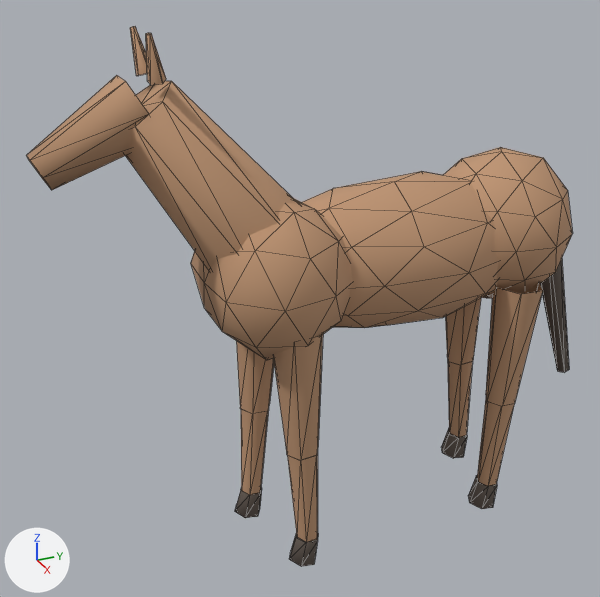
A saved change to the glTF model assets/models/horse_1.glb.
Before and after are seen from a camera (50 mm lens) standing at (2.38, -1.43, 2.17) and looking at (-0.08, -0.32, 0.94). Arrows for +X, +Y and +Z are at lower left; the lights stay in place. The older version comes first. Mesh edges are drawn as thin lines.

Before the edit, the objects in view are built like this:
```python
me_horse_1_glb = bpy.data.meshes.new('horse_1.glb')
me_horse_1_glb.from_pydata(...)  # 348 vertices, 510 faces; spans x -0.31..0.3, y -1.18..0.91, z -0.01..1.89
# faces by material slot: [405, 105]
me_horse_1_glb.materials.append(mat_horse_coat_lin_1)  # brown #bf9573
me_horse_1_glb.materials.append(mat_horse_mane_lin_1)  # brown #695d55
ob_horse_1_glb = bpy.data.objects.new('horse_1.glb', me_horse_1_glb)
ob_horse_1_glb.location = (0.0, 0.0, 0.0)
```
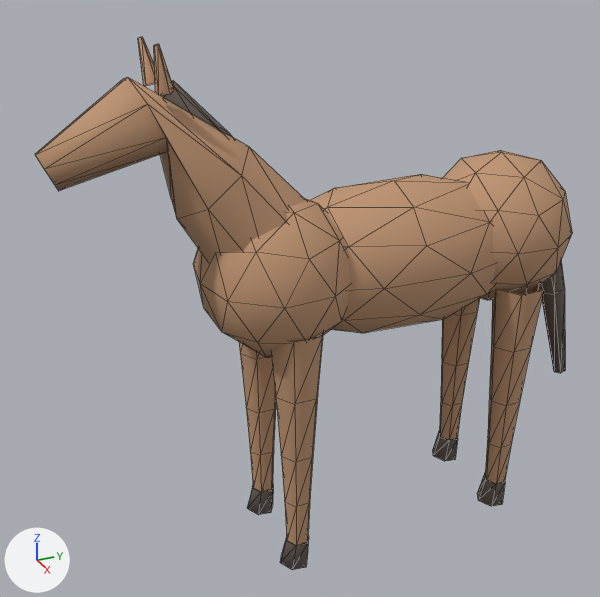
Changed parts and their boxes (x1, y1, x2, y2) in the pictures (600 x 597 px; the box of a moved part takes in the faces that stretch with it):
'horse_1.glb', reshaped
    before: (26, 26, 573, 567)
    after: (35, 37, 572, 570)
part 1 of me_horse_1_glb, moved or reshaped
    before: (130, 26, 147, 76)
    after: (138, 37, 155, 86)
part 2 of me_horse_1_glb, moved or reshaped
    before: (146, 33, 166, 85)
    after: (154, 44, 174, 95)
part 3 of me_horse_1_glb, moved or reshaped
    before: (235, 487, 262, 518)
    after: (247, 485, 273, 515)
part 4 of me_horse_1_glb, moved or reshaped
    before: (441, 428, 467, 458)
    after: (433, 431, 458, 461)
part 5 of me_horse_1_glb, rebuilt (56% wider)
    before: (125, 81, 299, 271)
    after: (35, 77, 307, 262)
part 6 of me_horse_1_glb, rebuilt (not visible before)
    after: (160, 81, 231, 136)
part 7 of me_horse_1_glb, deleted (brown)
    before: (26, 75, 149, 190)
part 8 of me_horse_1_glb, moved or reshaped
    before: (191, 147, 573, 567)
    after: (194, 150, 572, 570)

The edits, one by one:
me_horse_1_glb is used by ob_horse_1_glb; location (0.0, 0.0, 0.0).
me_horse_1_glb had 348 vertices, 510 faces and spanned x -0.31..0.3, y -1.18..0.91, z -0.01..1.89.
me_horse_1_glb now has 384 vertices, 638 faces and spans x -0.29..0.29, y -1.17..0.89, z -0.01..1.86.
me_horse_1_glb part 1: the loose piece of 11 vertices spanning x -0.1..-0.04, y -0.85..-0.79, z 1.75..1.89 is moved by (0.0, 0.02, -0.03).
me_horse_1_glb part 2: the loose piece of 11 vertices spanning x 0.04..0.1, y -0.85..-0.79, z 1.75..1.89 is moved by (0.0, 0.02, -0.03).
me_horse_1_glb part 3: the loose piece of 13 vertices spanning x -0.22..-0.12, y -0.56..-0.44, z -0.01..0.11 is moved by (0.0, 0.05, 0.0).
me_horse_1_glb part 4: the loose piece of 13 vertices spanning x -0.22..-0.12, y 0.42..0.54, z -0.01..0.11 is moved by (0.0, -0.05, 0.0).
me_horse_1_glb part 5: the loose piece of 15 vertices spanning x -0.19..0.17, y -0.95..-0.35, z 1.09..1.75 is rebuilt with 29 vertices and now spans x -0.2..0.18, y -1.17..-0.31, z 1.06..1.77.
me_horse_1_glb part 6: the loose piece of 11 vertices spanning x -0.05..0.04, y -0.7..-0.46, z 1.29..1.59 is rebuilt with 16 vertices and now spans x -0.05..0.04, y -0.81..-0.4, z 1.27..1.75.
me_horse_1_glb part 7: the loose piece of 13 vertices spanning x -0.11..0.11, y -1.18..-0.82, z 1.47..1.76 is deleted.
me_horse_1_glb part 8: 7 vertices moved within x -0.02..0.21, y -0.42..0.87, z 0.1..0.96; 204 vertices removed from x -0.31..0.3, y -0.69..0.91, z -0.01..1.39; 234 vertices added at x -0.29..0.29, y -0.71..0.89, z -0.01..1.38.
